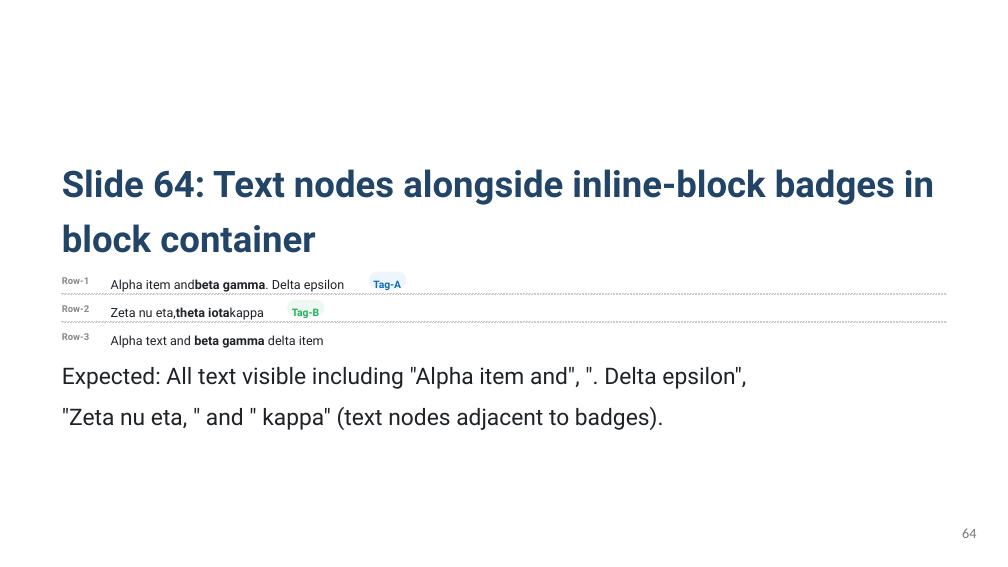
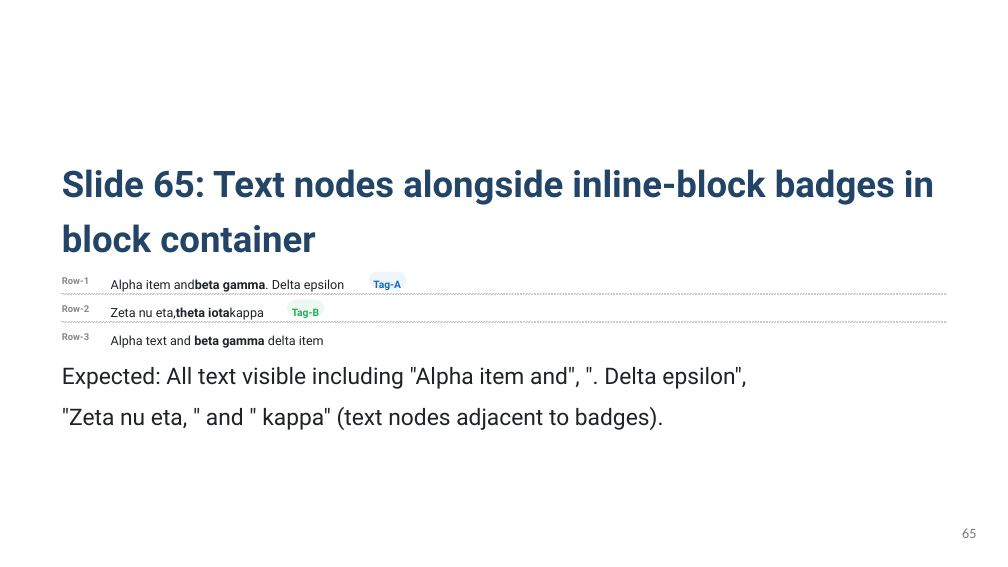
Before and after one commit to KatsuYuzu/marp-to-editable-pptx, a slide deck: slide 65 of output-pptx/test-output.pptx (slide 64 before the commit). Drawn at 1008x567 pixels with LibreOffice and Linux fonts; fonts in the diff are those of the drawing. Boxes give left, top, right and bottom in pixels: in the first picture for what was removed or moved away, otherwise in the second. Text is boxed around its words. In the diff, an @@ line names an element or a change of style, - is before the commit and + after.

```diff
--- a/output-pptx/test-output.pptx
+++ b/output-pptx/test-output.pptx
@@ text at <box>62,169,934,253</box>: text changed @@
-Slide 64: Text nodes alongside inline-block badges in block container
+Slide 65: Text nodes alongside inline-block badges in block container
@@ page number at <box>962,528,976,538</box>: text changed @@
-64
+65
```
Also in this commit, not shown: 14 other slides changed, 11 slides added, 1 other file.
